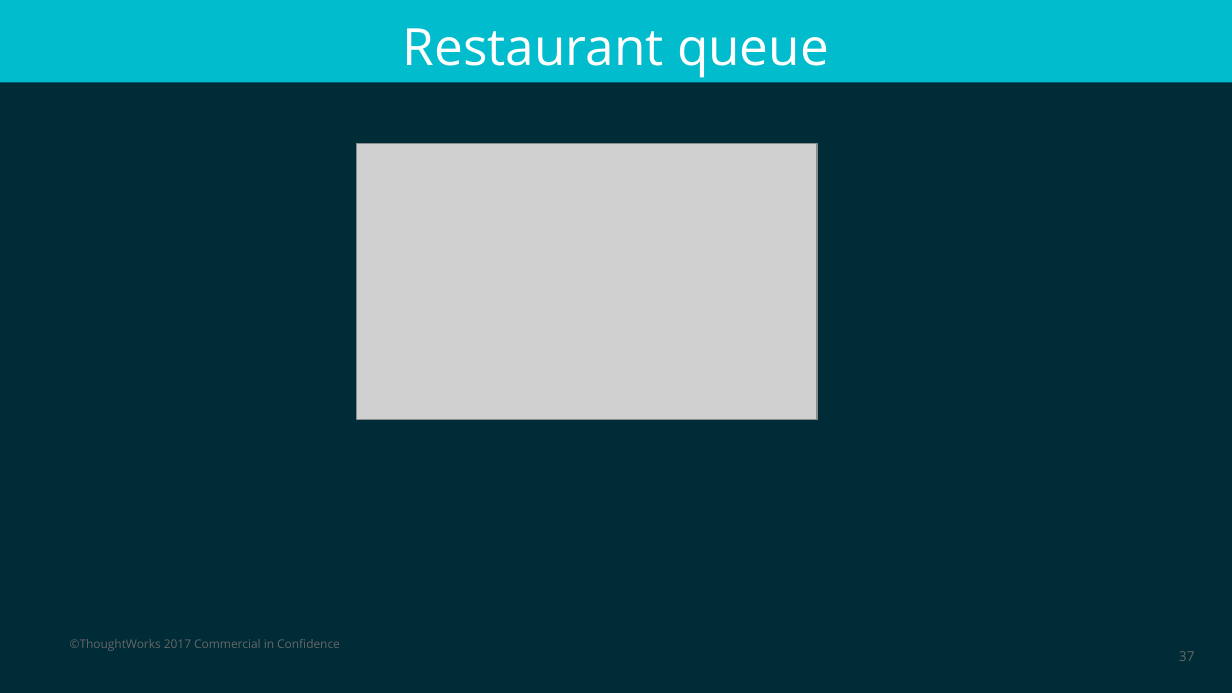
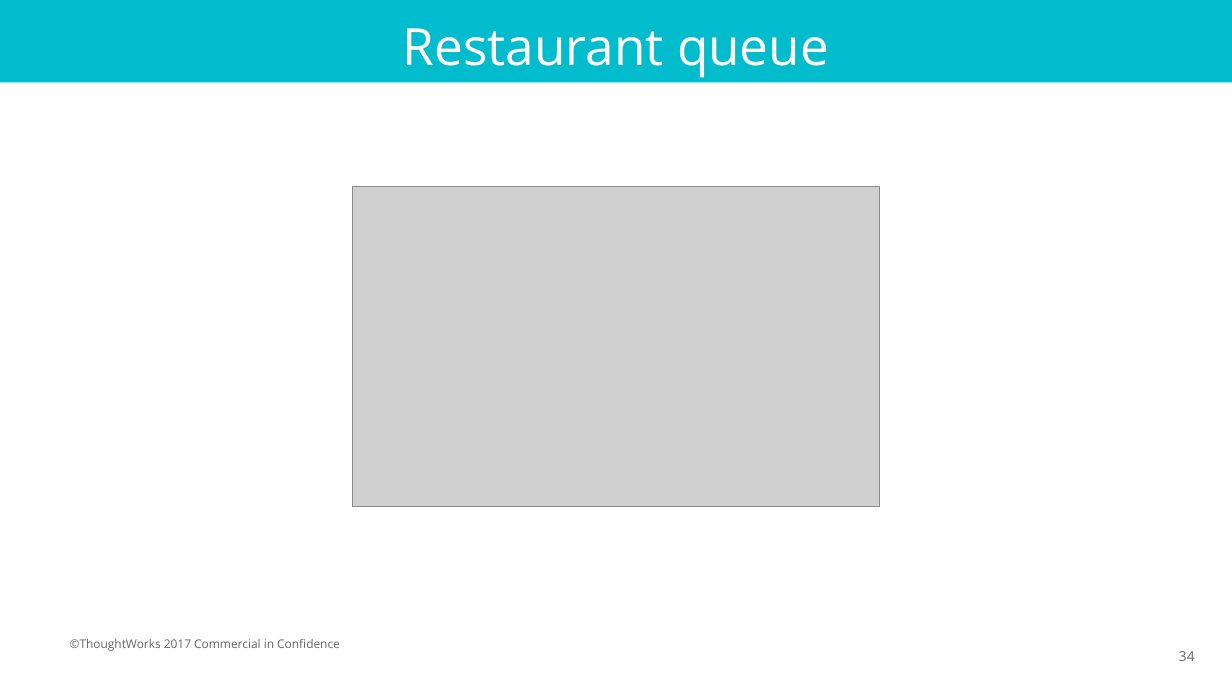
Before and after one commit to wilsontjhi/pycon-asia-2018, a slide deck: slide 34 of slides/Pycon 2018.pptx (slide 37 before the commit). Drawn at 1232x693 pixels with LibreOffice and Linux fonts; fonts in the diff are those of the drawing; grey boxes stand for pictures. Boxes give left, top, right and bottom in pixels: in the first picture for what was removed or moved away, otherwise in the second. Text is boxed around its words. In the diff, an @@ line names an element or a change of style, - is before the commit and + after.

Commit message:
Update slides to use white background

```diff
--- a/slides/Pycon 2018.pptx
+++ b/slides/Pycon 2018.pptx
@@ background #002C37 to #FFFFFF @@
@@ picture: place and size @@
-picture at bbox=[357, 144, 818, 420]
+picture at bbox=[352, 186, 880, 506]
@@ page number at bbox=[1179, 651, 1195, 661]: text changed @@
-37
+34
```
Also in this commit, not shown: 15 other slides changed, 1 slide removed, 3 other files.
